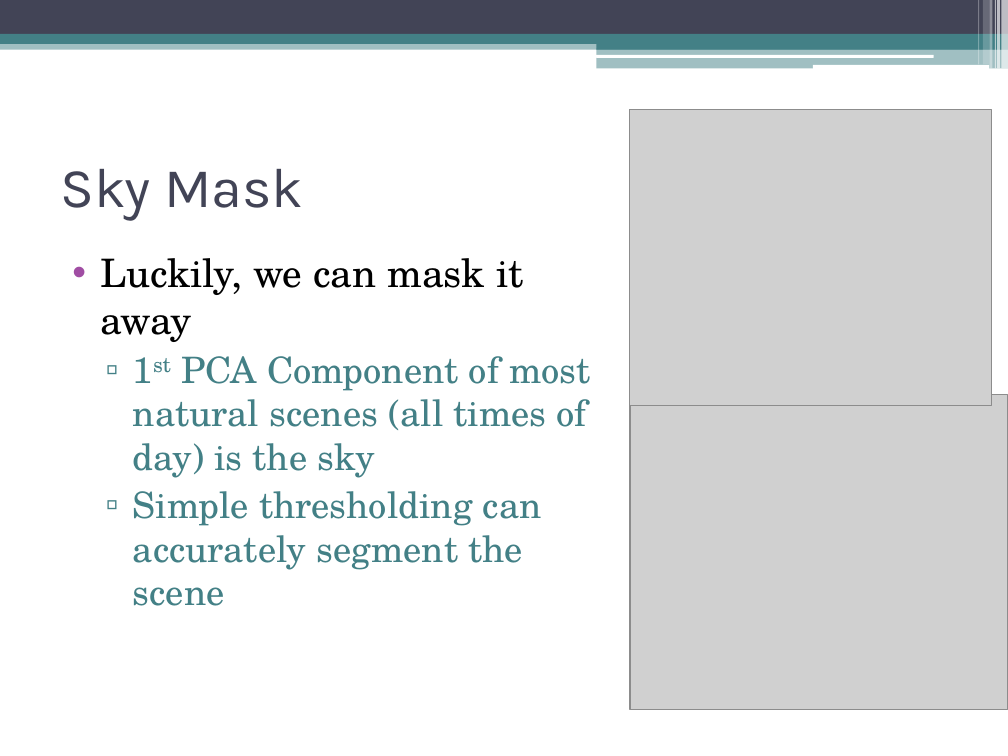
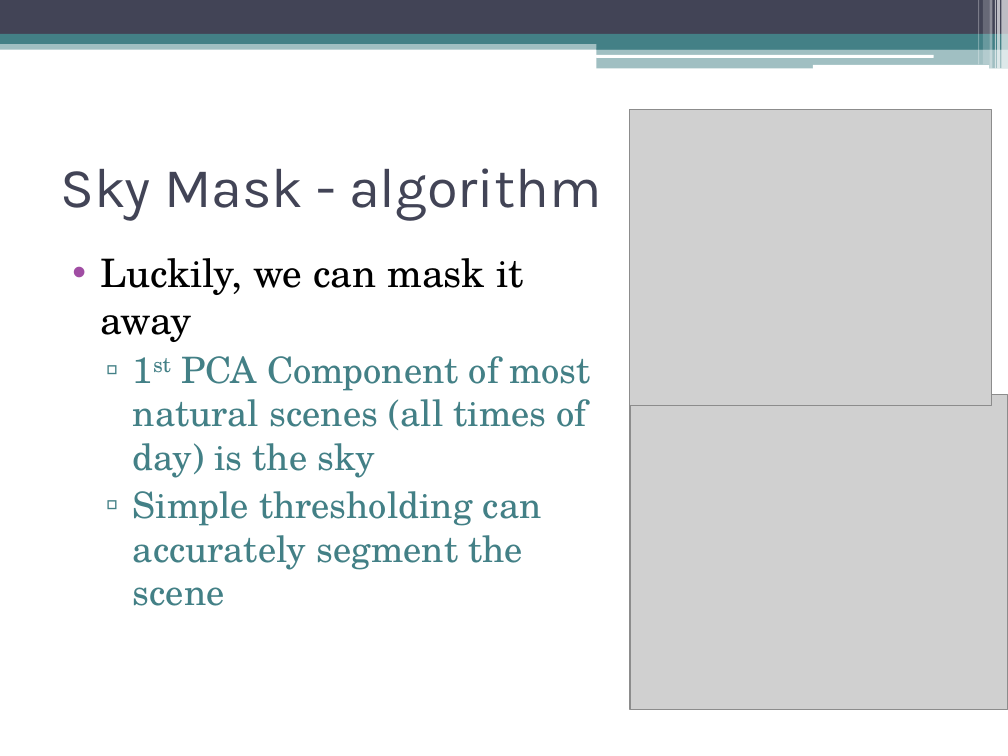
Before and after one commit to dyross/davidrossmastersproject, a slide deck: slide 19 of mastersProject/presentation/visualizationToolsForWebcams.pptx. Drawn at 1008x756 pixels with LibreOffice and Linux fonts; fonts in the diff are those of the drawing; grey boxes stand for pictures. Boxes give left, top, right and bottom in pixels: in the first picture for what was removed or moved away, otherwise in the second. Text is boxed around its words. In the diff, an @@ line names an element or a change of style, - is before the commit and + after.

```diff
--- a/mastersProject/presentation/visualizationToolsForWebcams.pptx
+++ b/mastersProject/presentation/visualizationToolsForWebcams.pptx
@@ title at (60, 168, 602, 220): text changed @@
-Sky Mask
+Sky Mask - algorithm
```
Also in this commit, not shown: 10 other slides changed, 10 slides added, 6 slides removed, 11 other files.
